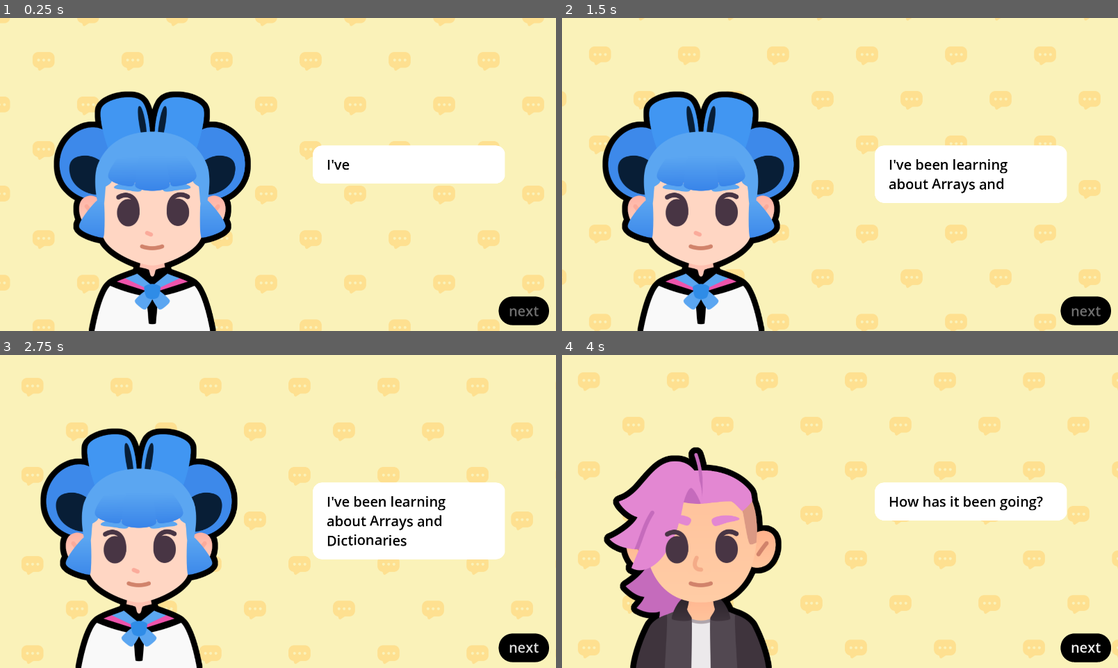
Above: before the commit, frames 1-4 (two rows, left to right).
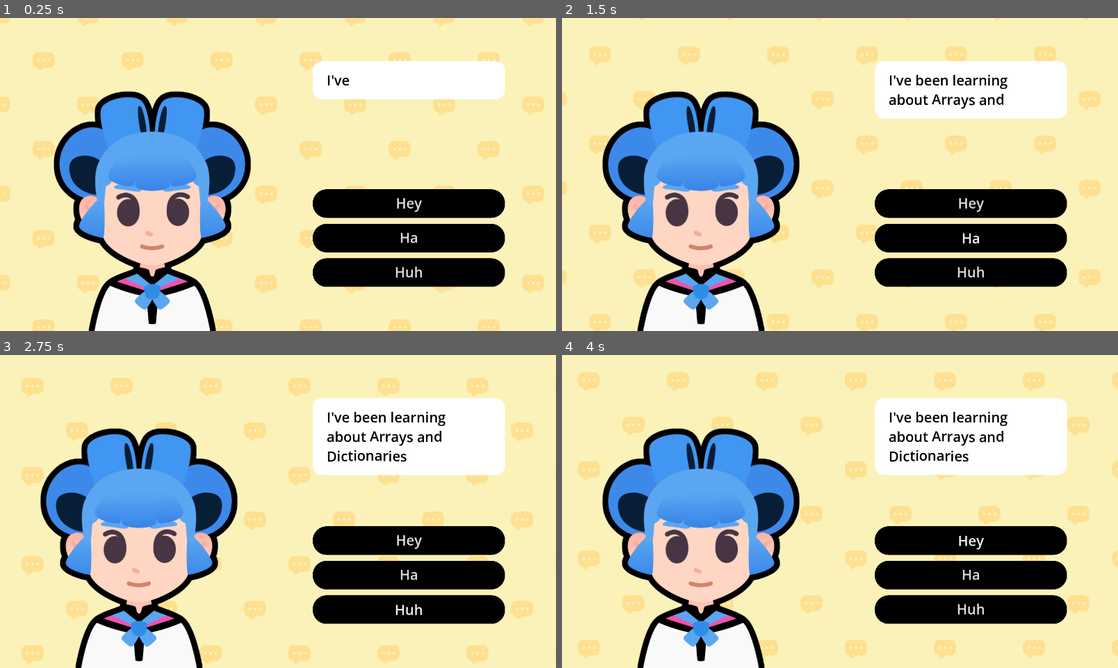
Above: after the commit, the same moments.

Repository: yangying-liu/2D-GameDev-Course-12-
Game: Godot game, scene res://lessons/dialogue.tscn
The game is run twice, just before and just after one commit, with the same random seed, the same clock (stepped at 60 frames per second) and the same inputs. The project has no main scene, so this scene is started directly. Sound files missing from this copy of the repository are replaced by a short silence.
Inputs (mouse positions are in pixels of both pictures, inside the frame that each line leads up to):
- Up to frame 1 (0.25 s): no input
- Up to frame 2 (1.5 s): click (973, 202) at 0.5 s, where only the run after the commit has a clickable "Hey"; click (973, 237) at 1.25 s, where only the run after the commit has a clickable "Ha"
- Up to frame 3 (2.75 s): click (411, 608) at 2 s, where only the run after the commit has a clickable "Huh"
- Up to frame 4 (4 s): click (1084, 649) at 2.75 s, where only the run before the commit has a clickable "next"; click (973, 539) at 3.5 s, where only the run after the commit has a clickable "Hey"

The runs differ from the first frame. In frame 1, 19% of the frame differs, in the area x 56-99%, y 13-99%; in frame 2, 21%; in frame 3, 24%; in frame 4, 42%, in the area x 7-99%, y 13-100%.
Error after the commit: Invalid assignment of property or key 'disabled' with value of type 'bool' on a base object of type 'null instance'. (res://lessons/dialogue.gd:110)

Commit message:
part of the L2

Diff:
--- a/learn-2d-gamedev-godot-4-0.13.0-macos/M08.start_a_dialog_workbook/lessons/dialogue.tscn
+++ b/learn-2d-gamedev-godot-4-0.13.0-macos/M08.start_a_dialog_workbook/lessons/dialogue.tscn
@@ -14,12 +14,6 @@
 shader_parameter/pattern_color = Color(0.996078, 0.878431, 0.564706, 1)
 shader_parameter/pattern_size = 256.0
 shader_parameter/pattern_sampler = ExtResource("4_xuy0d")
-
-[sub_resource type="InputEventAction" id="InputEventAction_3rk3v"]
-action = &"advance_text"
-
-[sub_resource type="Shortcut" id="Shortcut_7vboy"]
-events = [SubResource("InputEventAction_3rk3v")]
 
 [node name="Dialogue" type="Control"]
 layout_mode = 3
@@ -65,38 +59,42 @@
 expand_mode = 1
 stretch_mode = 5
 
-[node name="RichTextLabel" type="RichTextLabel" parent="."]
-unique_name_in_owner = true
+[node name="VBoxContainer" type="VBoxContainer" parent="."]
+clip_contents = true
 layout_mode = 1
 anchors_preset = -1
 anchor_left = 0.75
 anchor_right = 1.0
 anchor_bottom = 1.0
-offset_left = -360.32
-offset_top = 440.0
+offset_left = -360.0
+offset_top = 149.0
 offset_right = -176.0
-offset_bottom = -519.0
+offset_bottom = -152.0
+mouse_filter = 0
+
+[node name="RichTextLabel" type="RichTextLabel" parent="VBoxContainer"]
+unique_name_in_owner = true
+layout_mode = 2
 size_flags_horizontal = 3
+size_flags_vertical = 2
 bbcode_enabled = true
 text = "Hello World"
 fit_content = true
 
-[node name="NextButton" type="Button" parent="."]
-unique_name_in_owner = true
-layout_mode = 1
-anchors_preset = 3
-anchor_left = 1.0
-anchor_top = 1.0
-anchor_right = 1.0
-anchor_bottom = 1.0
-offset_left = -198.0
-offset_top = -107.0
-offset_right = -24.0
-offset_bottom = -20.0
-grow_horizontal = 0
-grow_vertical = 0
-shortcut = SubResource("Shortcut_7vboy")
-text = "next"
+[node name="ActionButtonsVBoxContainer" type="VBoxContainer" parent="VBoxContainer"]
+layout_mode = 2
+
+[node name="Button" type="Button" parent="VBoxContainer/ActionButtonsVBoxContainer"]
+layout_mode = 2
+text = "Hey"
+
+[node name="Button2" type="Button" parent="VBoxContainer/ActionButtonsVBoxContainer"]
+layout_mode = 2
+text = "Ha"
+
+[node name="Button3" type="Button" parent="VBoxContainer/ActionButtonsVBoxContainer"]
+layout_mode = 2
+text = "Huh"
 
 [node name="AudioStreamPlayer" type="AudioStreamPlayer" parent="."]
 unique_name_in_owner = true
--- a/learn-2d-gamedev-godot-4-0.13.0-macos/M08.start_a_dialog_workbook/project.godot
+++ b/learn-2d-gamedev-godot-4-0.13.0-macos/M08.start_a_dialog_workbook/project.godot
@@ -1,11 +1,24 @@
+; Engine configuration file.
+; It's best edited using the editor UI and not directly,
+; since the parameters that go here are not all obvious.
+;
+; Format:
+;   [section] ; section goes between []
+;   param=value ; assign values to parameters
+
 config_version=5
 
 [application]
 
 config/name="M08. Start a Dialogue (Workbook)"
+config/tags=PackedStringArray("workbook")
 config/features=PackedStringArray("4.3")
 config/icon="res://icon_start_a_dialog.png"
-config/tags=PackedStringArray("workbook")
+
+[autoload]
+
+UITestPanel="*res://addons/gdpractice/tester/ui_test_panel.tscn"
+Metadata="*res://addons/gdpractice/practice_solutions/metadata.gd"
 
 [display]
 
@@ -13,6 +26,10 @@
 window/size/viewport_height=1080
 window/stretch/mode="viewport"
 
+[editor_plugins]
+
+enabled=PackedStringArray("res://addons/gdpractice/plugin.cfg")
+
 [rendering]
 
 renderer/rendering_method="gl_compatibility"
Not shown: 1 places in learn-2d-gamedev-godot-4-0.13.0-macos/M08.start_a_dialog_workbook/lessons/dialogue.tscn that only renumber resources
Not shown, changed: learn-2d-gamedev-godot-4-0.13.0-macos/M08.start_a_dialog_workbook/practices/L6.P1.powered_inventory/assets/energy.svg.import
Not shown, changed: learn-2d-gamedev-godot-4-0.13.0-macos/M08.start_a_dialog_workbook/practices/L6.P1.powered_inventory/assets/fire.svg.import
Not shown, changed: learn-2d-gamedev-godot-4-0.13.0-macos/M08.start_a_dialog_workbook/practices/L6.P1.powered_inventory/assets/health.svg.import
Not shown, changed: learn-2d-gamedev-godot-4-0.13.0-macos/M08.start_a_dialog_workbook/practices/L6.P1.powered_inventory/assets/poison.svg.import
Not shown, changed: learn-2d-gamedev-godot-4-0.13.0-macos/M08.start_a_dialog_workbook/practices/L6.P1.powered_inventory/assets/triforce.svg.import
Not shown, changed: learn-2d-gamedev-godot-4-0.13.0-macos/M08.start_a_dialog_workbook/practices/L6.P1.powered_inventory/assets/water.svg.import
